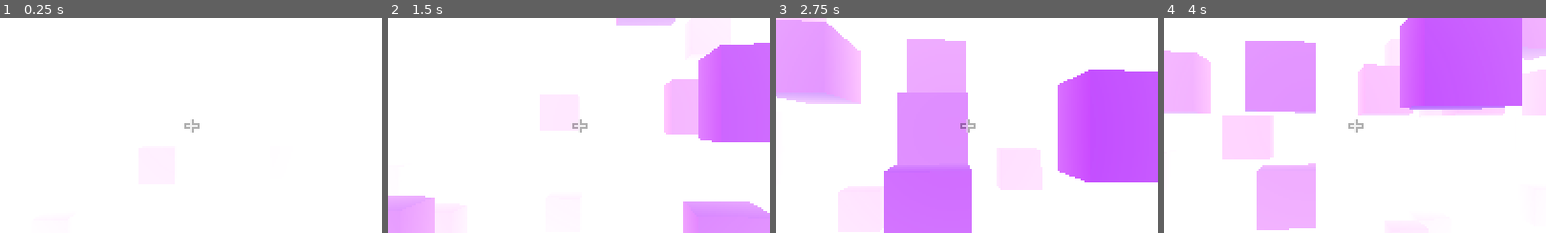
Above: before the commit, frames 1-4 (left to right).
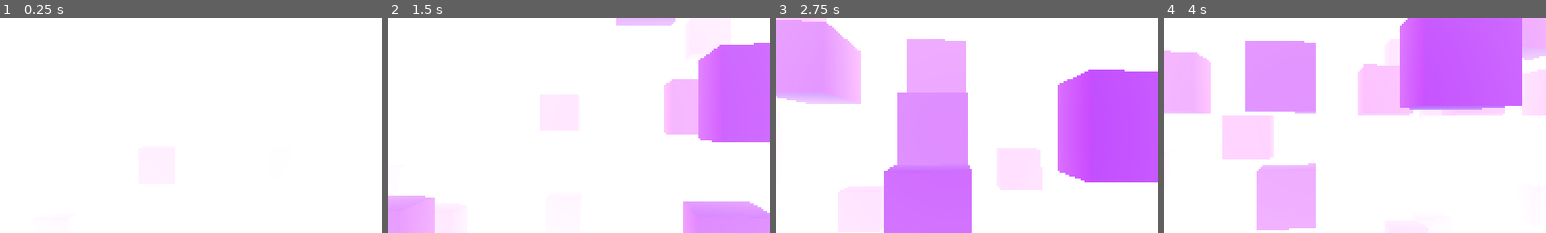
Above: after the commit, the same moments.

Repository: kurilluk/SkyHop-e-
Game: Godot game, scene res://sky/sky.tscn
Two runs of this game, one before a commit and one after it. Both use one fixed random seed, a clock stepped at 60 frames per second and the inputs below.
Inputs (mouse positions are % of the whole screen's width and height, from its top left):
- Up to frame 1 (0.25 s): no input
- Up to frame 2 (1.5 s): move the mouse to (55, 50) at 0.52 s; hold W (move_forward) from 0.53 s (still down); click (55, 50) at 0.6 s; tap Space (jump) at 0.77 s; move the mouse to (45, 50) at 1.27 s; tap Shift (crouch) at 1.35 s
- Up to frame 3 (2.75 s): keep holding W (move_forward); tap Space (jump) at 1.52 s; move the mouse to (52, 48) at 2.02 s; tap Mouse wheel down (next_block) at 2.1 s
- Up to frame 4 (4 s): keep holding W (move_forward); move the mouse to (49, 52) at 2.77 s; tap Middle mouse button (pick_block) at 2.85 s; tap Space (jump) at 3.02, 3.77 s; move the mouse to (57, 51) at 3.52 s; right-click (57, 51) at 3.6 s
The pictures show only the part of the screen within x 25-75%, y 25-75%; the shares and areas given below are measured in that part.

The runs differ from the first frame. In frame 1, less than 0.1% of the frame differs, in the area x 48-53%, y 47-54%; in frame 2, less than 0.1%; in frame 3, 0.1%; in frame 4, less than 0.1%.

Commit message:
pause menu clearing

Diff:
--- a/menu/ingame/pause_menu.gd
+++ b/menu/ingame/pause_menu.gd
@@ -2,18 +2,20 @@
 
 @onready var tree = get_tree()
 
-@onready var crosshair = $Crosshair
+#@onready var crosshair = $Crosshair
 @onready var pause = $Pause
-@onready var options = $Options
-@onready var voxel_world = %VoxelWorld
+#@onready var options = $Options
+#@onready var voxel_world = %VoxelWorld
 
+var _is_paused = false
 
 func _process(_delta):
 	if Input.is_action_just_pressed(&"pause"):
-		pause.visible = crosshair.visible
-		crosshair.visible = not crosshair.visible
-		options.visible = false
-		if crosshair.visible:
+		_is_paused = not _is_paused
+		pause.visible = _is_paused
+		#crosshair.visible = not crosshair.visible
+		#options.visible = false
+		if not _is_paused:
 			Input.set_mouse_mode(Input.MOUSE_MODE_CAPTURED)
 		else:
 			Input.set_mouse_mode(Input.MOUSE_MODE_VISIBLE)
@@ -21,19 +23,20 @@
 
 func _on_Resume_pressed():
 	Input.set_mouse_mode(Input.MOUSE_MODE_CAPTURED)
-	crosshair.visible = true
+	#crosshair.visible = true
 	pause.visible = false
 
 
-func _on_Options_pressed():
-	options.prev_menu = pause
-	options.visible = true
-	pause.visible = false
+#func _on_Options_pressed():
+	#options.prev_menu = pause
+	#options.visible = true
+	#pause.visible = false
 
 
 func _on_MainMenu_pressed():
-	voxel_world.clean_up()
-	tree.change_scene_to_packed(load("res://menu/main/main_menu.tscn"))
+	#voxel_world.clean_up()
+	#tree.change_scene_to_packed(load("res://menu/main/main_menu.tscn"))
+	get_tree().reload_current_scene()
 
 
 func _on_Exit_pressed():
--- a/menu/ingame/pause_menu.tscn
+++ b/menu/ingame/pause_menu.tscn
@@ -20,6 +20,7 @@
 script = ExtResource("4")
 
 [node name="Crosshair" type="CenterContainer" parent="."]
+visible = false
 layout_mode = 0
 anchor_right = 1.0
 anchor_bottom = 1.0
